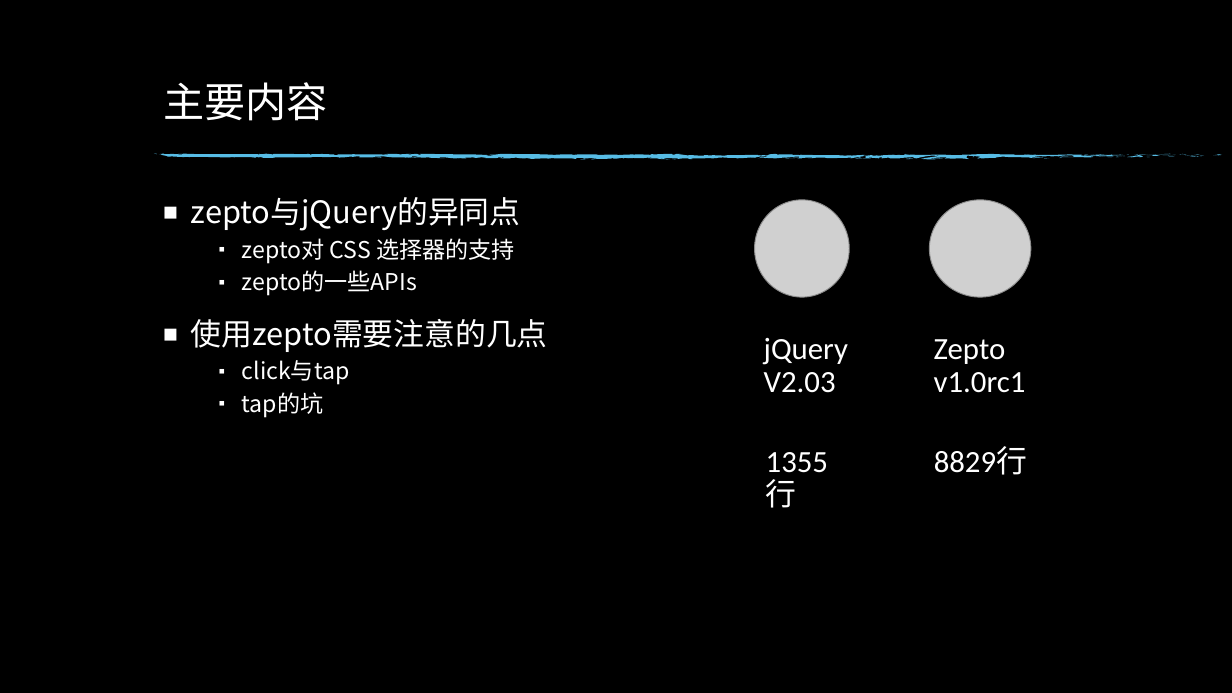
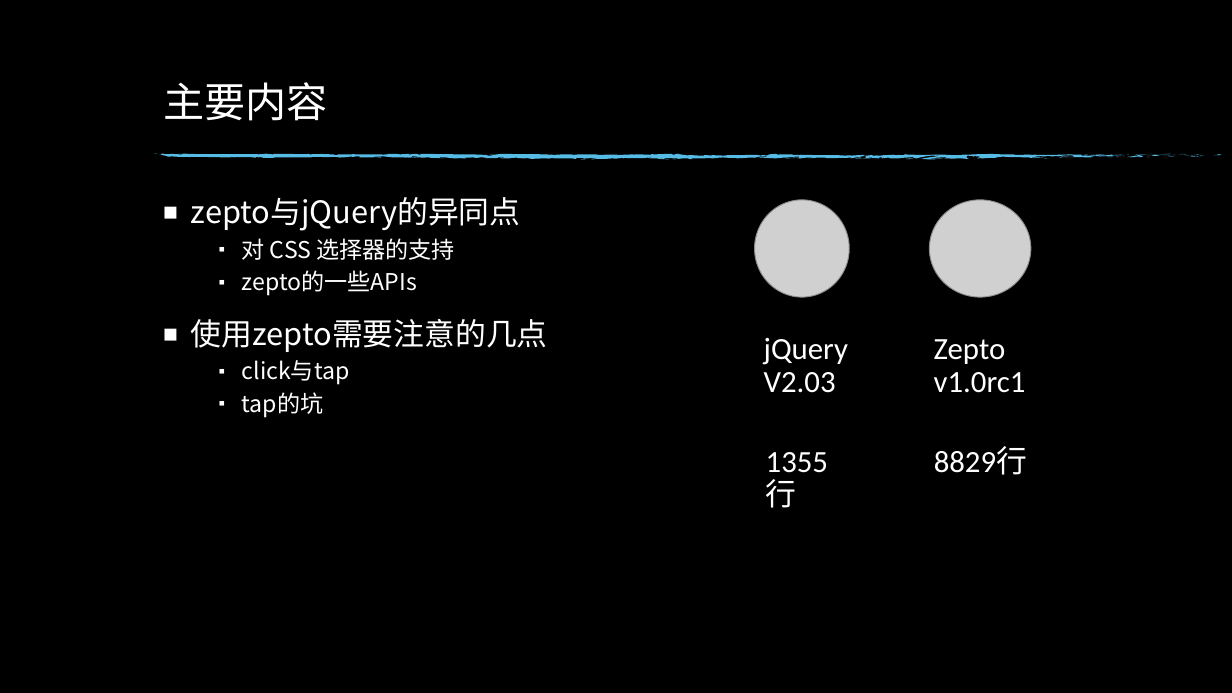
Before and after one commit to xiaotianxia/entern, a slide deck: slide 2 of dz-talk0904.pptx. Drawn at 1232x693 pixels with LibreOffice and Linux fonts; fonts in the diff are those of the drawing; grey boxes stand for pictures; background and template pictures are left out. Boxes give left, top, right and bottom in pixels: in the first picture for what was removed or moved away, otherwise in the second. Text is boxed around its words. In the diff, an @@ line names an element or a change of style, - is before the commit and + after.

```diff
--- a/dz-talk0904.pptx
+++ b/dz-talk0904.pptx
@@ text at (x1=242, y1=238, x2=455, y2=260): text changed @@
-    ▪ zepto对 CSS 选择器的支持
+    ▪ 对 CSS 选择器的支持
```
Also in this commit, not shown: 7 other slides changed.
